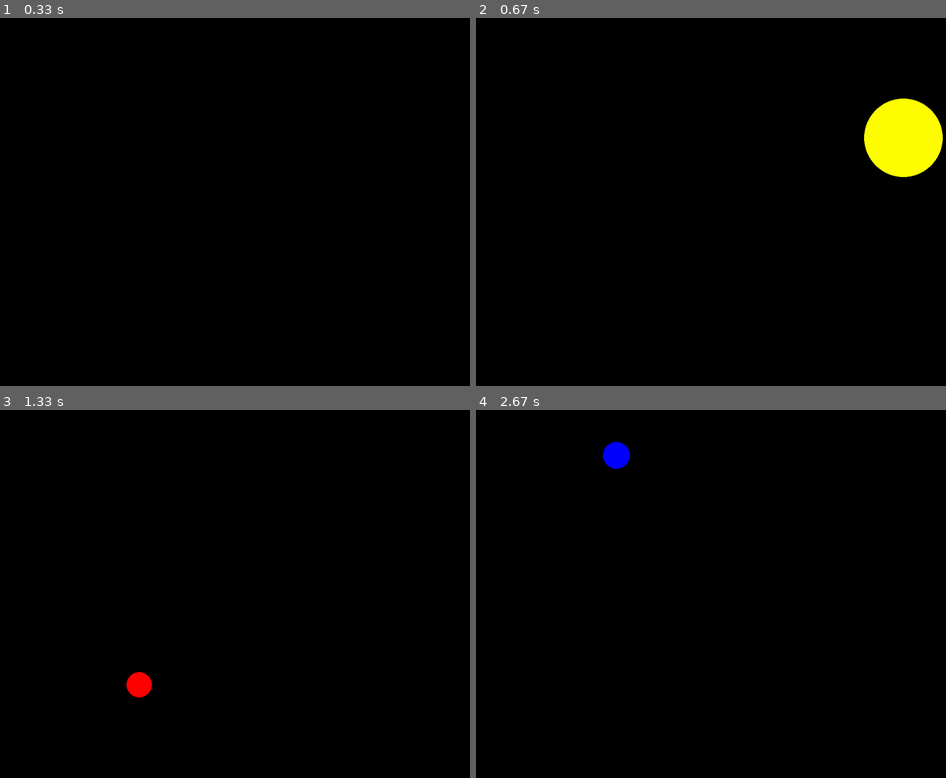
Above: before the commit, frames 1-4 (two rows, left to right).
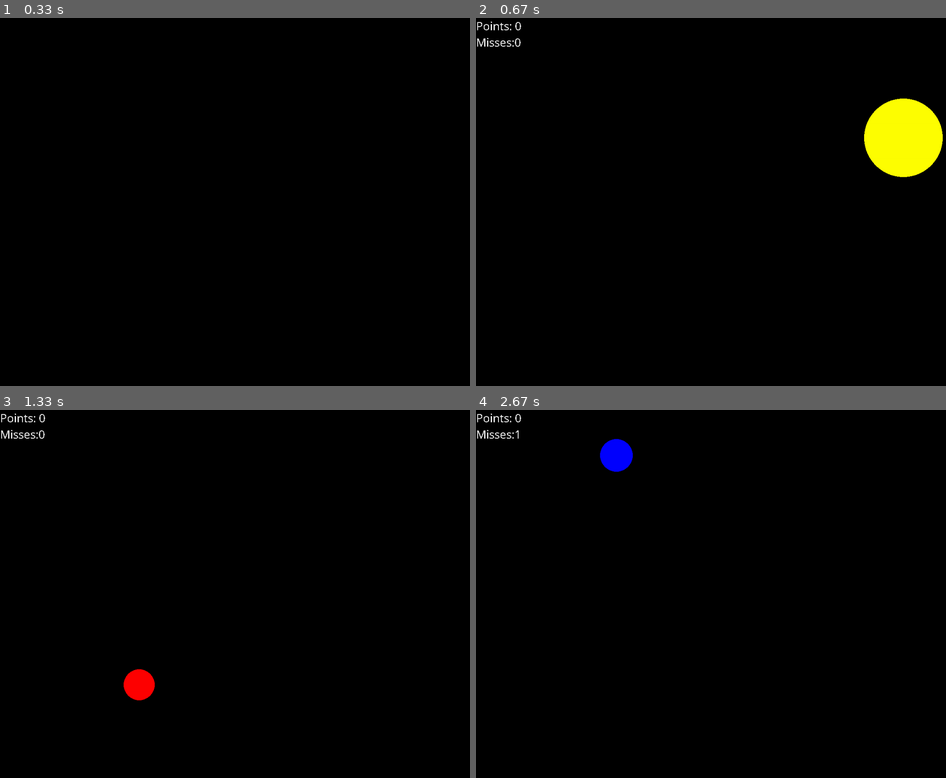
Above: after the commit, the same moments.

Repository: razorsee-ee/mfti
Game: pygame game, started from 1ab3/Catch a ball.py
Two runs of this game, one before a commit and one after it. Both use one fixed random seed, a clock stepped at 60 frames per second and the inputs below.
Inputs (mouse positions are in pixels of both pictures, inside the frame that each line leads up to):
- Up to frame 1 (0.33 s): no input
- Up to frame 2 (0.67 s): no input
- Up to frame 3 (1.33 s): no input
- Up to frame 4 (2.67 s): move the mouse to (899, 722) at 1.97 s; click (899, 722) at 2.32 s

Frame 1 is identical in both runs. In frame 2, 0.2% of the frame differs, in the area x 0-10%, y 0-8%; in frame 3, 0.3%; in frame 4, 0.4%, in the area x 0-34%, y 0-17%.

Commit message:
working normally

Diff:
--- a/1ab3/Catch a ball.py
+++ b/1ab3/Catch a ball.py
@@ -15,14 +15,40 @@
 BLACK = (0, 0, 0)
 COLORS = [RED, BLUE, YELLOW, GREEN, MAGENTA, CYAN]
 
+
 def new_ball():
+    global x, y, r, color
     '''рисует новый шарик '''
     x = randint(100, 1100)
     y = randint(100, 900)
-    r = randint(10, 100)
+    r = randint(20, 100)
     color = COLORS[randint(0, 5)]
     circle(screen, color, (x, y), r)
 
+
+def click(event):
+    global points, misses, x, y, r
+    if ((y1 - y)**2 + (x1 - x)**2) <= r**2:
+        points += 1
+        y = -1000
+    else:
+        misses += 1
+
+
+
+def points_display(points):
+    pygame.font.init()
+    myfont = pygame.font.SysFont('Comic Sans MS', 30)
+    textsurface = myfont.render("Points: " + str(points),
+                                False, (255, 255, 255))
+    screen.blit(textsurface, (0, 0))
+    textsurface = myfont.render('Misses:' + str(misses),
+                                False, (255, 255, 255))
+    screen.blit(textsurface, (0, 40))
+
+
+points = 0
+misses = 0
 pygame.display.update()
 clock = pygame.time.Clock()
 finished = False
@@ -32,7 +58,11 @@
     for event in pygame.event.get():
         if event.type == pygame.QUIT:
             finished = True
-
+        elif event.type == pygame.MOUSEBUTTONDOWN:
+            A = pygame.mouse.get_pos()
+            x1, y1 = A[0], A[1]
+            click(event)
+    points_display(points)
     new_ball()
     pygame.display.update()
     screen.fill(BLACK)
